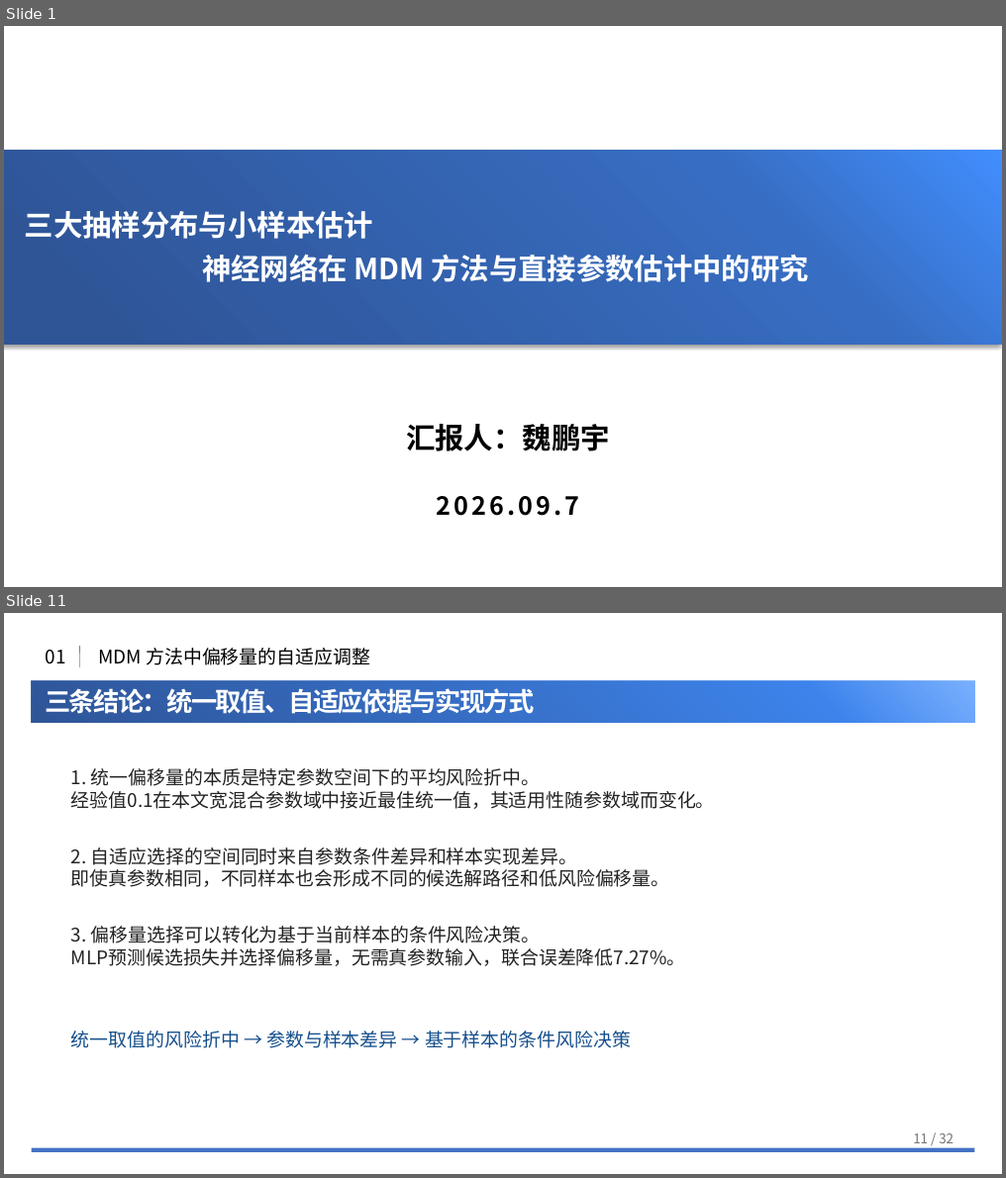
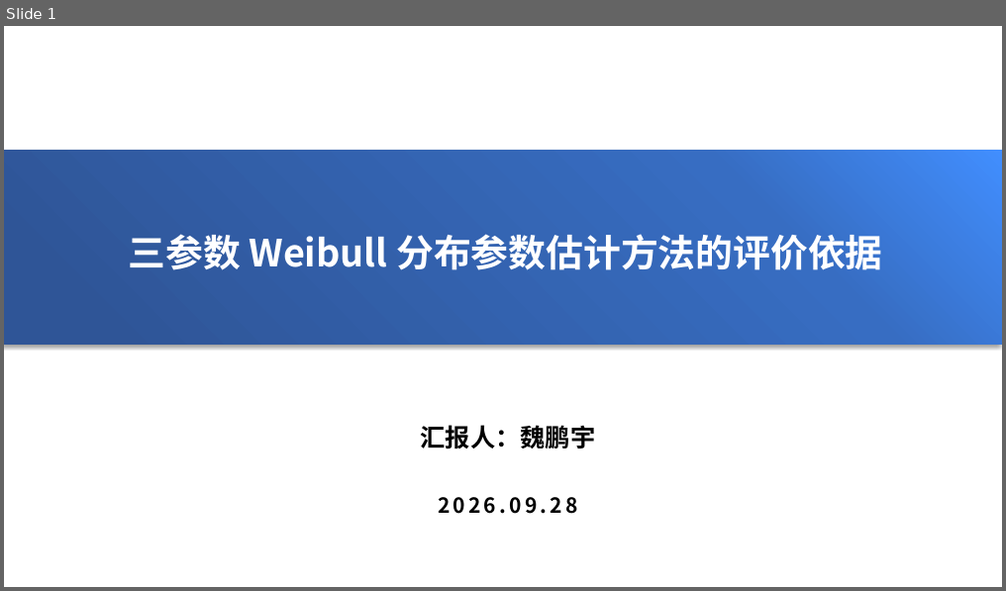
Before and after one commit to NEUwpy/weibull.work, a slide deck: Research/09-Weibull参数估计方法谱系与比较基线/260928组会.pptx. Shown one above the other, each under a label of ours: slides 1 and 11 before the commit, slide 1 after it; the slides between them are not shown. The pictures are 1006x1178 and 1006x591 pixels, drawn with LibreOffice and Linux fonts; fonts in the diff are those of the drawing; background and template pictures are left out. Boxes give left, top, right and bottom in pixels: in the first picture for what was removed or moved away, otherwise in the second. Text is boxed around its words. In the diff, an @@ line names an element or a change of style, - is before the commit and + after.

```diff
--- a/Research/09-Weibull参数估计方法谱系与比较基线/260928组会.pptx
+++ b/Research/09-Weibull参数估计方法谱系与比较基线/260928组会.pptx
@@ slide 11 removed at (4,613,1002,1174), background #FFFFFF @@
@@ text removed at (46,650,66,664) @@
-01
@@ line removed from (79, 667) to (79, 646) @@
@@ text removed at (98,648,370,665) @@
-MDM 方法中偏移量的自适应调整
@@ rectangle removed at (32,681,975,722) @@
@@ text removed at (45,688,534,718) @@
-三条结论：统一取值、自适应依据与实现方式
@@ line removed from (32, 728) to (975, 728) @@
@@ text removed at (71,768,715,809) @@
-1. 统一偏移量的本质是特定参数空间下的平均风险折中。
-经验值0.1在本文宽混合参数域中接近最佳统一值，其适用性随参数域而变化。
@@ text removed at (71,848,670,887) @@
-2. 自适应选择的空间同时来自参数条件差异和样本实现差异。
-即使真参数相同，不同样本也会形成不同的候选解路径和低风险偏移量。
@@ text removed at (71,926,686,966) @@
-3. 偏移量选择可以转化为基于当前样本的条件风险决策。
-MLP预测候选损失并选择偏移量，无需真参数输入，联合误差降低7.27%。
@@ text removed at (71,1031,631,1049) @@
-统一取值的风险折中 → 参数与样本差异 → 基于样本的条件风险决策
@@ text removed at (913,1134,953,1144) @@
-11 / 32
@@ line removed from (32, 1151) to (975, 1151) @@
@@ slide 1 changed as well @@
@@ text at (129,234,882,271): text changed; size 28 to 36 pt @@
-三大抽样分布与小样本估计
-神经网络在 MDM 方法与直接参数估计中的研究
+三参数 Weibull 分布参数估计方法的评价依据
@@ text "汇报人：魏鹏宇" at (421,425,595,450): size 28 to 24 pt @@
@@ text at (438,497,577,514): text changed; size 24 to 20 pt @@
-2026.09.7
+2026.09.28
```
Also in this commit, not shown: 1 other slide changed, 20 slides added, 29 other slides removed, 42 other files.
